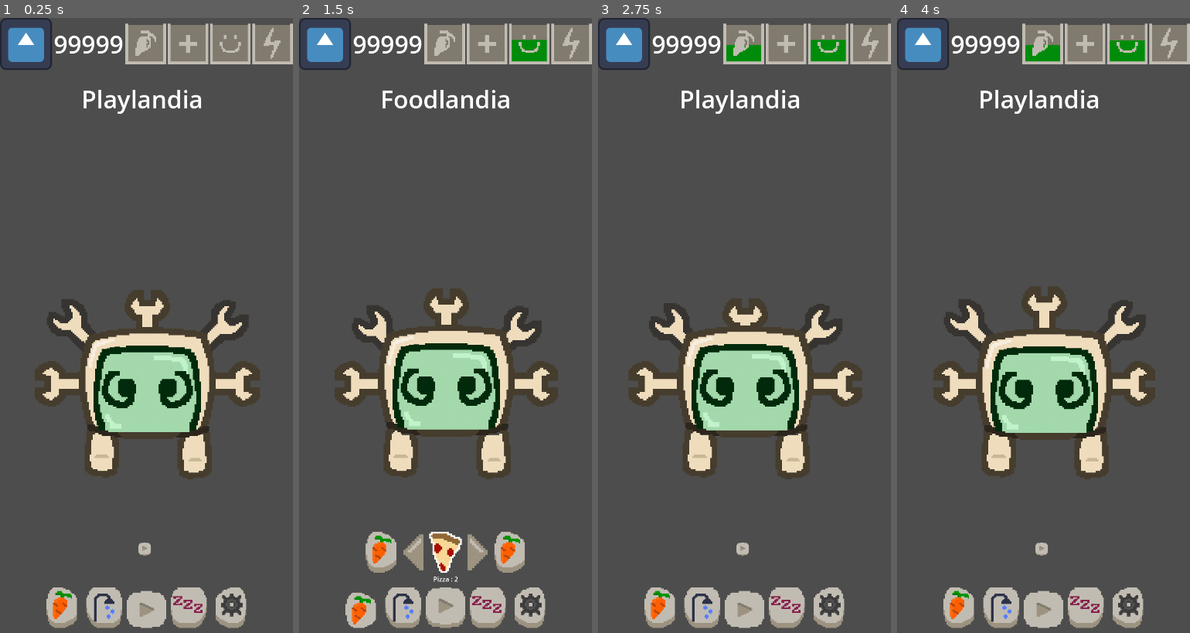
Above: before the commit, frames 1-4 (left to right).
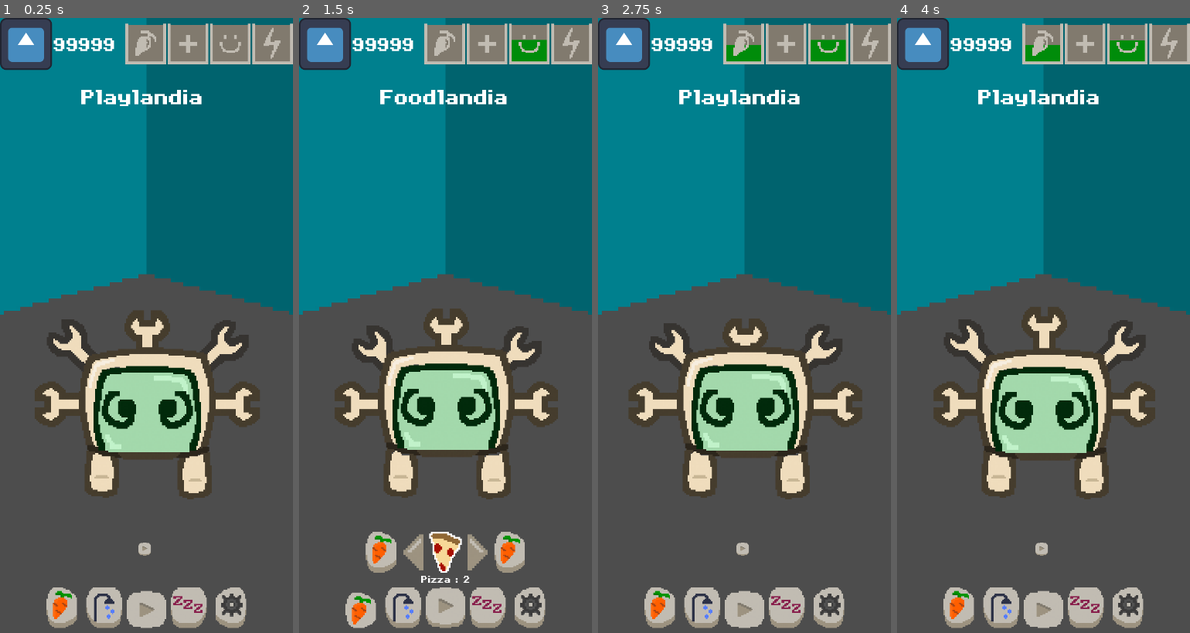
Above: after the commit, the same moments.

Repository: daniel-macias/mrduelm
Game: Godot game, scene res://Scenes/main.tscn
The game is run twice, just before and just after one commit, with the same random seed, the same clock (stepped at 60 frames per second) and the same inputs. The engine's default icon, where the game draws it, is replaced by a stand-in: a white triangle on a blue panel in a dark square.
Inputs (mouse positions are in pixels of both pictures, inside the frame that each line leads up to):
- Up to frame 1 (0.25 s): no input
- Up to frame 2 (1.5 s): click (442, 553) at 0.5 s; click (360, 608) at 1.25 s
- Up to frame 3 (2.75 s): click (744, 608) at 2 s
- Up to frame 4 (4 s): click (1002, 608) at 2.75 s; click (1043, 608) at 3.5 s

The runs differ from the first frame. In frame 1, 52% of the frame differs, in the area x 0-100%, y 0-79%; in frame 2, 52%; in frame 3, 52%; in frame 4, 52%.

Commit message:
started working on bg, realized i need to center pet and bg

Diff:
--- a/Scenes/main.tscn
+++ b/Scenes/main.tscn
@@ -18,6 +18,7 @@
 [ext_resource type="Script" path="res://Scripts/UIManagers/BathroomGUI.gd" id="8_mtmdo"]
 [ext_resource type="Texture2D" uid="uid://c8xeqy87dpe6o" path="res://Sprites/UI/ProgressBars/bar_bg.png" id="8_sn7hm"]
 [ext_resource type="Texture2D" uid="uid://c8un4x0mfdlfi" path="res://Sprites/UI/play_icon_pressed.png" id="8_sxbtx"]
+[ext_resource type="FontFile" uid="uid://bhehtvc1by4td" path="res://Fonts/c64esque.ttf" id="8_tpqmy"]
 [ext_resource type="Texture2D" uid="uid://cvv5owqxqr3kl" path="res://Sprites/UI/ProgressBars/food.png" id="9_w1x0o"]
 [ext_resource type="Texture2D" uid="uid://llbq667nujq5" path="res://Sprites/UI/ProgressBars/bar_fill.png" id="10_3nn5s"]
 [ext_resource type="Texture2D" uid="uid://b3cdmltcbqcg5" path="res://Sprites/UI/sleep_icon_pressed.png" id="10_wapte"]
@@ -29,18 +30,24 @@
 [ext_resource type="Texture2D" uid="uid://dpj6taf4klhoy" path="res://Sprites/UI/ProgressBars/energy.png" id="13_igeth"]
 [ext_resource type="Script" path="res://Scripts/UIManagers/GarageGUI.gd" id="13_yx62g"]
 [ext_resource type="Texture2D" uid="uid://bb56aoher0ca0" path="res://Sprites/Food/Broccolli.png" id="28_ub37l"]
+[ext_resource type="Texture2D" uid="uid://5lvmfvex78sv" path="res://Sprites/RoomStuff/bg_walls.png" id="30_iwp8k"]
 
 [node name="Node2D" type="Node2D"]
 script = ExtResource("1_2ncyc")
 
+[node name="BG_Wall" type="Sprite2D" parent="."]
+self_modulate = Color(0, 0.501507, 0.556543, 1)
+position = Vector2(360, 1000)
+scale = Vector2(10, 10)
+texture = ExtResource("30_iwp8k")
+
 [node name="Pet" parent="." instance=ExtResource("1_g06e1")]
-position = Vector2(362, 900)
+position = Vector2(362, 950)
 scale = Vector2(4, 4)
 
 [node name="CanvasLayer" type="CanvasLayer" parent="."]
 
 [node name="FoodGUI" type="Control" parent="CanvasLayer"]
-visible = false
 layout_mode = 3
 anchors_preset = 15
 anchor_right = 1.0
@@ -62,7 +69,8 @@
 offset_bottom = 40.88
 grow_horizontal = 2
 grow_vertical = 2
-theme_override_font_sizes/font_size = 60
+theme_override_fonts/font = ExtResource("8_tpqmy")
+theme_override_font_sizes/font_size = 80
 text = "Foodlandia"
 
 [node name="HBoxContainer" type="HBoxContainer" parent="CanvasLayer/FoodGUI"]
@@ -111,6 +119,8 @@
 offset_bottom = 77.0
 grow_horizontal = 2
 grow_vertical = 2
+theme_override_fonts/font = ExtResource("8_tpqmy")
+theme_override_font_sizes/font_size = 38
 text = "Empty"
 
 [node name="FoodArrowRight" type="TextureButton" parent="CanvasLayer/FoodGUI/HBoxContainer"]
@@ -126,6 +136,7 @@
 stretch_mode = 5
 
 [node name="BathroomGUI" type="Control" parent="CanvasLayer"]
+visible = false
 layout_mode = 3
 anchors_preset = 15
 anchor_right = 1.0
@@ -147,7 +158,8 @@
 offset_bottom = 40.88
 grow_horizontal = 2
 grow_vertical = 2
-theme_override_font_sizes/font_size = 60
+theme_override_fonts/font = ExtResource("8_tpqmy")
+theme_override_font_sizes/font_size = 80
 text = "Bathroomlandia"
 
 [node name="HBoxContainer" type="HBoxContainer" parent="CanvasLayer/BathroomGUI"]
@@ -199,7 +211,8 @@
 offset_bottom = 40.88
 grow_horizontal = 2
 grow_vertical = 2
-theme_override_font_sizes/font_size = 60
+theme_override_fonts/font = ExtResource("8_tpqmy")
+theme_override_font_sizes/font_size = 80
 text = "Playlandia"
 
 [node name="HBoxContainer" type="HBoxContainer" parent="CanvasLayer/PlayGUI"]
@@ -243,7 +256,8 @@
 offset_bottom = 40.88
 grow_horizontal = 2
 grow_vertical = 2
-theme_override_font_sizes/font_size = 60
+theme_override_fonts/font = ExtResource("8_tpqmy")
+theme_override_font_sizes/font_size = 80
 text = "Sleepandia"
 
 [node name="HBoxContainer" type="HBoxContainer" parent="CanvasLayer/SleepGUI"]
@@ -287,7 +301,8 @@
 offset_bottom = 40.88
 grow_horizontal = 2
 grow_vertical = 2
-theme_override_font_sizes/font_size = 60
+theme_override_fonts/font = ExtResource("8_tpqmy")
+theme_override_font_sizes/font_size = 80
 text = "Garagelandia"
 
 [node name="HBoxContainer" type="HBoxContainer" parent="CanvasLayer/GarageGUI"]
@@ -373,7 +388,8 @@
 
 [node name="Label" type="Label" parent="CanvasLayer/TopBar"]
 layout_mode = 2
-theme_override_font_sizes/font_size = 60
+theme_override_fonts/font = ExtResource("8_tpqmy")
+theme_override_font_sizes/font_size = 70
 text = "99999"
 
 [node name="HBoxContainer" type="HBoxContainer" parent="CanvasLayer/TopBar"]
--- a/Scripts/Globals/GameManager.gd
+++ b/Scripts/Globals/GameManager.gd
@@ -8,7 +8,7 @@
 var fun: int = 50
 
 #Hidden atributes
-var cleanliness: int = 100
+var cleanliness: int = 100 #out of 1000
 
 signal stat_changed(stat_name: String, new_value: int)
 
@@ -124,6 +124,13 @@
 		if inventory[category][item_name] <= 0:
 			inventory[category].erase(item_name)
 
+
+func clean(amount: int = 1):
+	if cleanliness + amount > 1000:
+		cleanliness = 1000
+	else:
+		cleanliness = cleanliness + amount
+
 # Handle purchasing an item
 func buy_item(category: String, item_name: String, quantity: int = 1) -> bool:
 	# Get item details from Catalog
--- a/Scripts/UIManagers/BathroomGUI.gd
+++ b/Scripts/UIManagers/BathroomGUI.gd
@@ -50,7 +50,9 @@
 				for i in range(steps):
 					var sample_position = drag_previous_position + direction * drag_step_distance * i
 					if pet.is_point_inside_interact_space(sample_position):
-						print("WASH WASH")
+						GameManager.clean()
+						print("WASH WASH ", GameManager.cleanliness)
+						#TODO: UI feedback to 100% clean
 
 			# Update the previous position
 			drag_previous_position = event.position
Binary file added: Fonts/BIOSfontII.ttf
Not shown, added: Fonts/BIOSfontII.ttf.import
Binary file added: Fonts/MyHandwriting.ttf
Not shown, added: Fonts/MyHandwriting.ttf.import
Binary file added: Fonts/c64esque.ttf
Not shown, added: Fonts/c64esque.ttf.import
Not shown: 1 places in Scenes/main.tscn that only renumber resources
Binary file added: Sprites/RoomStuff/bg_walls.png
Not shown, added: Sprites/RoomStuff/bg_walls.png.import
